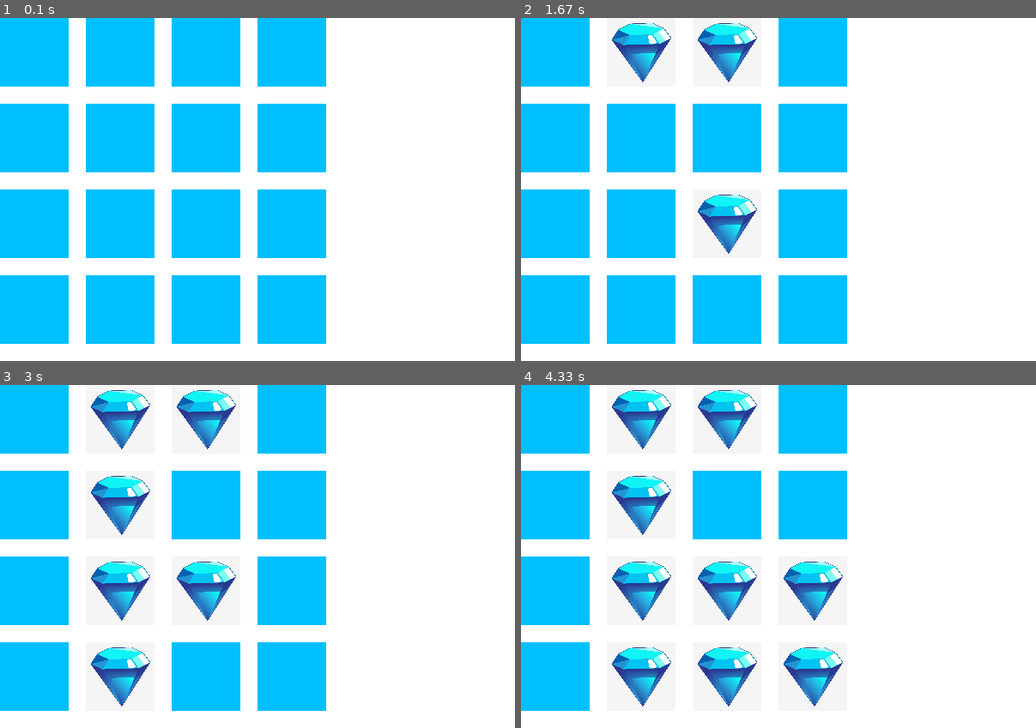
Above: before the commit, frames 1-4 (two rows, left to right).
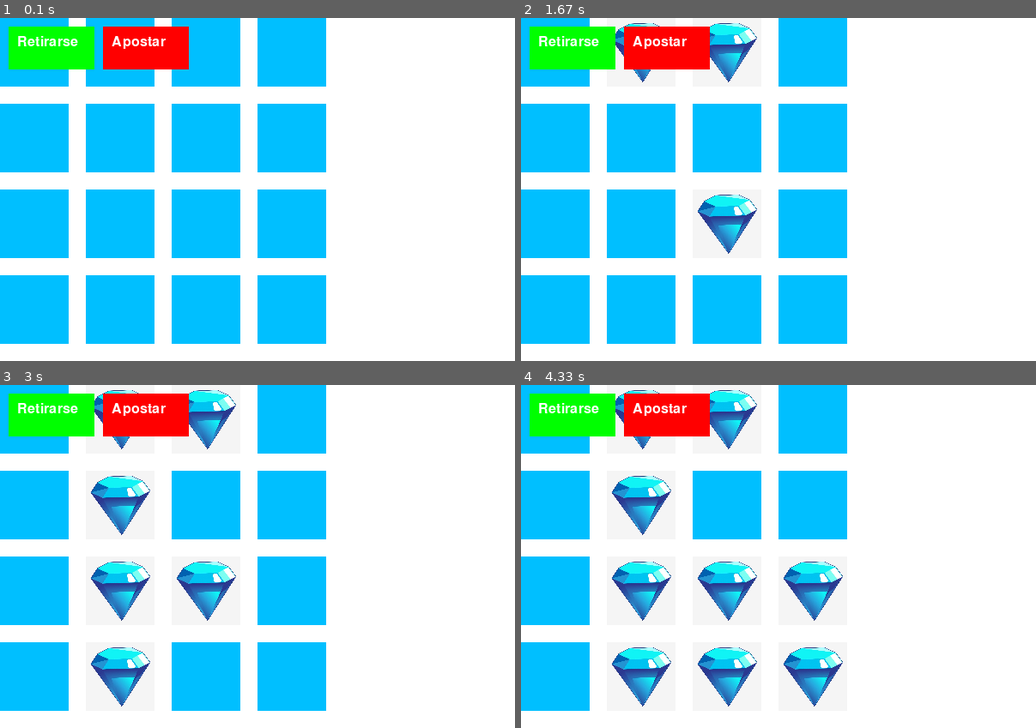
Above: after the commit, the same moments.

Repository: Marianoavc/GetTheDimond
Game: pygame game, started from GetTheDimond.py
Two runs of this game, one before a commit and one after it. Both use one fixed random seed, a clock stepped at 60 frames per second and the inputs below.
Inputs (mouse positions are in pixels of both pictures, inside the frame that each line leads up to):
- Up to frame 1 (0.1 s): no input
- Up to frame 2 (1.67 s): click (665, 48) at 0.38 s, where only the run after the commit has a clickable "Apostar"; press the mouse at (824, 275) at 0.7 s; move the mouse to (716, 172) at 0.8 s; release the mouse at (608, 66) at 0.93 s; press the mouse at (557, 223) at 1.03 s; move the mouse to (624, 148) at 1.13 s; release the mouse at (696, 76) at 1.27 s; press the mouse at (639, 52) at 1.37 s; move the mouse to (685, 148) at 1.47 s; release the mouse at (727, 244) at 1.6 s
- Up to frame 3 (3 s): press the mouse at (36, 419) at 1.7 s; move the mouse to (82, 494) at 1.8 s; release the mouse at (133, 570) at 1.93 s; press the mouse at (118, 590) at 2.03 s; move the mouse to (128, 638) at 2.13 s; release the mouse at (133, 686) at 2.27 s; press the mouse at (36, 676) at 2.37 s; move the mouse to (61, 577) at 2.47 s; release the mouse at (92, 481) at 2.6 s
- Up to frame 4 (4.33 s): press the mouse at (814, 505) at 3.2 s; move the mouse to (778, 583) at 3.3 s; release the mouse at (747, 662) at 3.43 s; press the mouse at (814, 505) at 3.53 s; move the mouse to (824, 546) at 3.63 s; release the mouse at (840, 587) at 3.77 s; click (788, 679) at 3.88 s

The runs differ from the first frame. In frame 1, 4.1% of the frame differs, in the area x 1-37%, y 2-15%; in frame 2, 4.1%; in frame 3, 4.1%; in frame 4, 4.1%.

Commit message:
botones retirar y apostar

Diff:
--- a/GetTheDimond.py
+++ b/GetTheDimond.py
@@ -1,5 +1,6 @@
 import pygame
 import random
+from pygame.locals import *
 
 # Inicializar Pygame
 pygame.init()
@@ -25,6 +26,29 @@
             y = fila * (TAMANO_CUADRADO + ESPACIO_ENTRE_CUADRADOS)
             cuadrados.append(pygame.Rect(x, y, TAMANO_CUADRADO, TAMANO_CUADRADO))
     return cuadrados
+
+#variables constantes
+cartera = 100
+numBombas = 0
+montoApuesta = 0
+
+#actualizan debe estar en el loop
+enJuego = 0
+multiplicador = 1
+
+# Función para retirarse del juego
+def retirarse():
+    global enJuego
+    enJuego = 0
+    # Otras acciones relacionadas con retirarse del juego
+    # ...
+
+# Función para realizar una apuesta
+def apostar():
+    global enJuego
+    enJuego = 1
+    # Otras acciones relacionadas con realizar una apuesta
+    # ...
 
 # Función principal del juego
 def juego():
@@ -53,6 +77,10 @@
     jugando = True
     bomba_encontrada = False
 
+    # Rectángulos de los botones
+    boton_retirarse = pygame.Rect(10, 10, 100, 50)
+    boton_apostar = pygame.Rect(120, 10, 100, 50)
+
     # Bucle principal del juego
     while jugando:
         for evento in pygame.event.get():
@@ -68,6 +96,10 @@
                         else:
                             # Mostrar imagen del diamante en el cuadrado
                             mostrar_imagenes[i] = imagen_diamante
+                if boton_retirarse.collidepoint(evento.pos):
+                    retirarse()  # Llamar a la función 'retirarse' al hacer clic en el botón "Retirarse"
+                elif boton_apostar.collidepoint(evento.pos):
+                    apostar()  # Llamar a la función 'apostar' al hacer clic en el botón "Apostar"
 
         ventana.fill(BLANCO)  # Rellenar ventana con color blanco
 
@@ -76,6 +108,17 @@
             pygame.draw.rect(ventana, AZUL_CLARO, cuadrado)
             if imagen:
                 ventana.blit(imagen, cuadrado.topleft)
+
+        # Dibujar botones
+        pygame.draw.rect(ventana, (0, 255, 0), boton_retirarse)  # Botón "Retirarse" en color verde
+        pygame.draw.rect(ventana, (255, 0, 0), boton_apostar)  # Botón "Apostar" en color rojo
+
+        fuente = pygame.font.Font(None, 24)  # Fuente para el texto de los botones
+        texto_retirarse = fuente.render("Retirarse", True, (255, 255, 255))  # Texto para el botón "Retirarse"
+        texto_apostar = fuente.render("Apostar", True, (255, 255, 255))  # Texto para el botón "Apostar"
+
+        ventana.blit(texto_retirarse, (boton_retirarse.x + 10, boton_retirarse.y + 10))  # Mostrar el texto del botón "Retirarse"
+        ventana.blit(texto_apostar, (boton_apostar.x + 10, boton_apostar.y + 10))  # Mostrar el texto del botón "Apostar"
 
         pygame.display.update()  # Actualizar ventana
 
